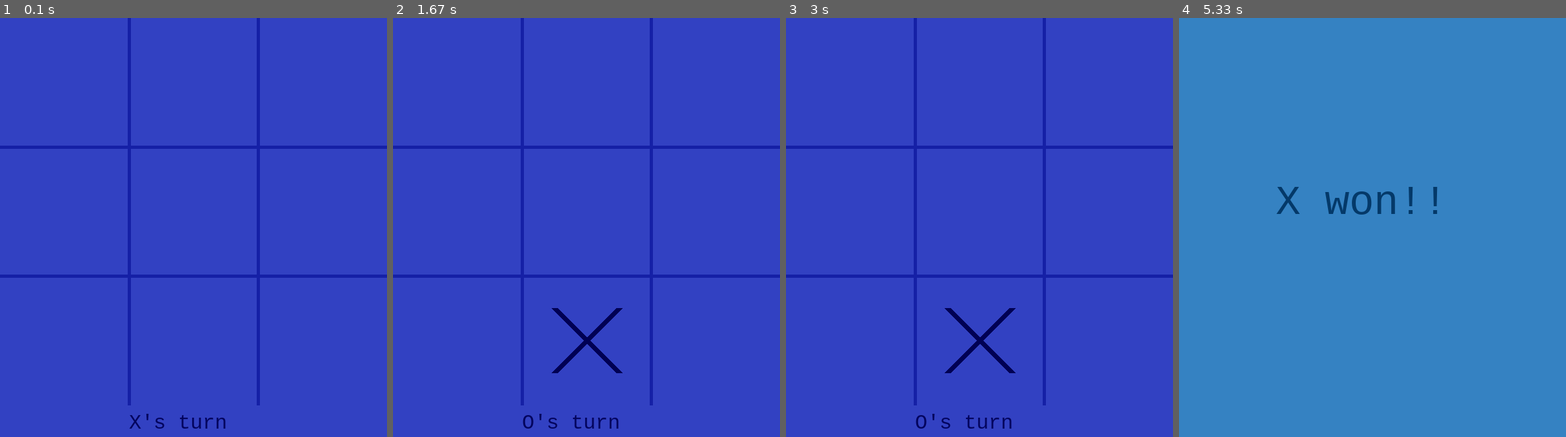
Above: before the commit, frames 1-4 (left to right).
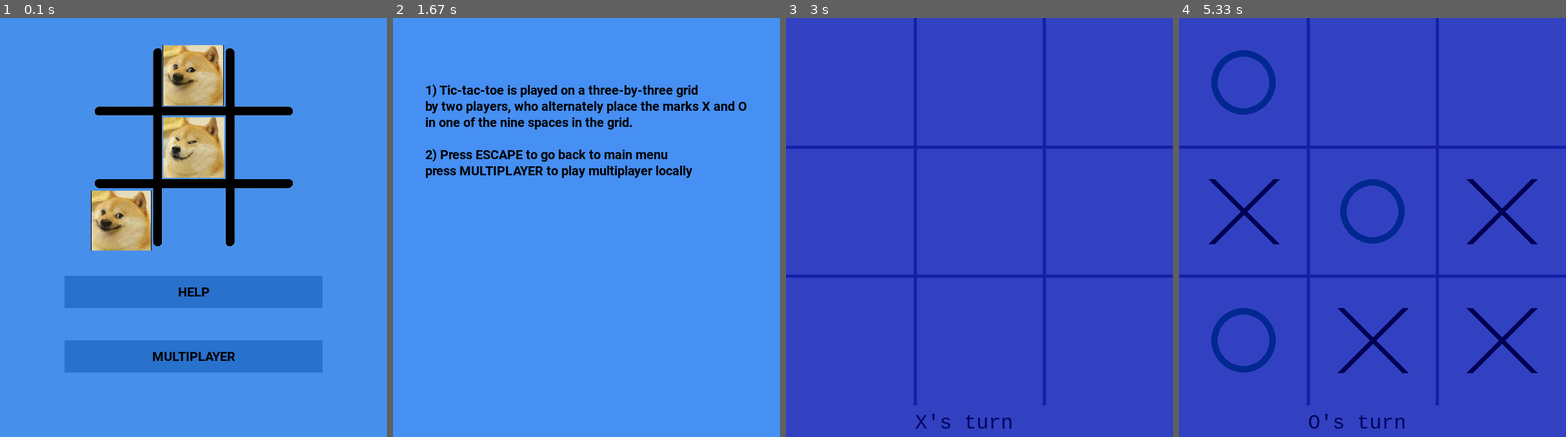
Above: after the commit, the same moments.

Repository: Bikram-ghuku/Pygame-tic-tac-toe
Game: pygame game, started from main.py
Same seed, same stepped clock (60 frames per second), same inputs: the game is played once before the commit and once after it.
Inputs (mouse positions are in pixels of both pictures, inside the frame that each line leads up to):
- Up to frame 1 (0.1 s): no input
- Up to frame 2 (1.67 s): press the mouse at (586, 290) at 0.37 s; move the mouse to (590, 319) at 0.47 s; release the mouse at (598, 353) at 0.6 s; hold Esc 0.67-1.13 s; press the mouse at (586, 290) at 1.2 s; move the mouse to (524, 286) at 1.3 s; release the mouse at (462, 277) at 1.43 s
- Up to frame 3 (3 s): click (979, 357) at 2.55 s; press the mouse at (851, 80) at 2.87 s; move the mouse to (964, 135) at 2.97 s
- Up to frame 4 (5.33 s): release the mouse at (1469, 189) at 3.1 s; press the mouse at (1244, 344) at 3.2 s; move the mouse to (1326, 256) at 3.3 s; release the mouse at (1411, 168) at 3.43 s; press the mouse at (1244, 80) at 3.53 s; move the mouse to (1248, 156) at 3.63 s; release the mouse at (1256, 231) at 3.77 s; press the mouse at (1504, 340) at 3.87 s; move the mouse to (1372, 240) at 3.97 s; release the mouse at (1248, 135) at 4.1 s; press the mouse at (1504, 80) at 4.2 s; move the mouse to (1418, 219) at 4.3 s; release the mouse at (1333, 353) at 4.43 s; click (1229, 357) at 4.55 s; press the mouse at (1229, 357) at 4.87 s; move the mouse to (1345, 357) at 4.97 s; release the mouse at (1457, 361) at 5.1 s; press the mouse at (1229, 357) at 5.2 s; move the mouse to (1318, 227) at 5.3 s

The runs differ from the first frame. In frame 1, 100% of the frame differs, in the area x 0-100%, y 0-100%; in frame 2, 100%; in frame 3, 0.6%; in frame 4, 100%.

Commit message:
added working menu

Diff:
--- a/main.py
+++ b/main.py
@@ -14,6 +14,7 @@
 POSS_POS = [(50, 50), (250, 50), (450, 50), (50, 250), (250, 250), (450, 250), (50, 450), (250, 450), (450, 450)]
 WINS = [[0, 3, 6], [1, 4, 7], [2, 5, 8], [0, 1, 2], [3, 4, 5], [6, 7, 8], [0, 4, 8], [2, 4, 6]]
 ICON = './assests/doge.jpg'
+MENU_IMG = './assests/menu_img.png'
 programIcon = pygame.image.load(ICON)
 window = pygame.display.set_mode((WIDTH, HEIGHT))
 pygame.display.set_icon(programIcon)
@@ -113,20 +114,25 @@
     window.blit(fon_op, font_rect)
     pygame.display.update()
 
-def main_loop():
-    data_ind = [0, 1, 2, 3, 4, 5, 6, 7, 8]
+def ai_data(data_noob):
+    board_new = data_noob
+    empty_spaces=[]
+    for x in range(9):
+        if x not in board_new.keys():
+            empty_spaces.append(x)
+
+def main_loop(mode=1):
     pos=()
     global data
     global x_turn
     data={}
     checker = win_checker(data)
     x_turn = True
-    mode = 1
     clock = pygame.time.Clock()
     while True:
         data_filler(data, window, mode)
         winner = checker.run_checker()
-        if mode==1:
+        if mode==1 or mode==3 or mode!=2:
             fill_window()
         elif mode==2:
             show_winner(winner)
@@ -152,14 +158,12 @@
                         rect_op = box_data[rect]
                         if rect_op.collidepoint(pos):
                             if rect not in data:
-                                try:
-                                    data[rect] = "X"
-                                    ind = randint(0, 8-len(data.keys()))
-                                    data_ind.remove(rect)
-                                    ind_final = data_ind[ind]
-                                    data[ind_final] = "O"
-                                except Exception as e:
-                                    pass
+                                data[rect] = "X"
+                                ai_data(data)
+                                #data[ai_data(data)] = "O"
+            elif event.type == pygame.KEYDOWN:
+                if event.key == pygame.K_ESCAPE:
+                    menu_op()
 
             #Handle Winners
             if winner=="O" or winner=="X":
@@ -167,5 +171,47 @@
             elif len(data)==9:
                 mode=2
 
+def show_help():
+    label=[]
+    text=["1) Tic-tac-toe is played on a three-by-three grid", "by two players, who alternately place the marks X and O ", "in one of the nine spaces in the grid."]
+    label_op=[]
+    text_control = ["2) Press ESCAPE to go back to main menu", "press MULTIPLAYER to play multiplayer locally"]
+    window.fill((70,143,243))
+    font = pygame.font.Font("./assests/fonts/Roboto-Bold.ttf", 20)
+    for elem in range(len(text)):
+        text_op = str(text[elem])
+        label.append(font.render(text_op, True, (0, 0, 0)))
+
+    for x in range(len(label)):
+        window.blit(label[x], (50, 100+(x*25), 400, 25))
+
+    for elem in range(len(text_control)):
+        text_op = str(text_control[elem])
+        label_op.append(font.render(text_op, True, (0, 0, 0)))
+
+    for x in range(len(label_op)):
+        window.blit(label_op[x], (50, 200+(x*25), 400, 25))
+
+def menu_op():
+    window.fill((70,143,234))
+    img= pygame.image.load(MENU_IMG)
+    img = pygame.transform.scale(img, (400, 400))
+    window.blit(img, (100, 0))
+    multi_player = menu_item(100, 500, 400, 50, None, (40,113,204), "bold", 20, (0, 0, 0))
+    box_mp = multi_player.draw(window, "MULTIPLAYER")
+    help = menu_item(100, 400, 400, 50, None, (40,113,204), "bold", 20, (0, 0, 0))
+    help_mp = help.draw(window, "HELP")
+    while True:
+        for event in pygame.event.get():
+            if event.type == pygame.QUIT:
+                sys.exit()
+            elif event.type == pygame.MOUSEBUTTONUP:
+                pos_op = event.pos
+                if box_mp.collidepoint(pos_op):
+                    main_loop(1)
+                if help_mp.collidepoint(pos_op):
+                    show_help()
+        pygame.display.update()
+
 if __name__ == "__main__":
-    main_loop()
+    menu_op()
--- a/sprites.py
+++ b/sprites.py
@@ -1,19 +1,8 @@
 import pygame
-
+import random
 green = (0, 255, 0)
 blue = (0, 0, 128)
-# class line():
-#     def __init__(self, x, y, length, width, color):
-#         self.x = x
-#         self.y = y
-#         self.length = length
-#         self.width = width
-#         self.color = color
 
-#     def draw(self, window, border=None):
-#         if border:
-#             pygame.draw.rect(window, border,(self.x-2, self.y-2, self.width+4, self.length+4), 0)
-#         pygame.draw.rect(window, self.color,(self.x, self.y, self.width, self.length), 0)
 
 class circle():
     def __init__(self, x, y, height, line_width, color:tuple):
@@ -65,9 +54,16 @@
     def draw(self, window, text):
         if self.border:
             pygame.draw.rect(window, self.color, (self.x-2, self.y-2, self.width+4, self.height+4))
-        rect_op = pygame.draw.ellipse(window, self.color, (self.x, self.y, self.width, self.height))
+        rect_op = pygame.draw.rect(window, self.color, (self.x, self.y, self.width, self.height))
         text = self.font.render(text, True, self.font_color, self.color)
         text_rect = text.get_rect()
         text_rect.center = (self.x+(self.width//2), self.y+(self.height//2))
         window.blit(text, text_rect)
         return rect_op
+
+def get_ind(data, key):
+    ls=[]
+    for x in data.keys():
+        if data[x]==key:
+            ls.append(x)
+    return ls
Binary file added: assests/menu_img.png
Not shown, changed: .gitignore
